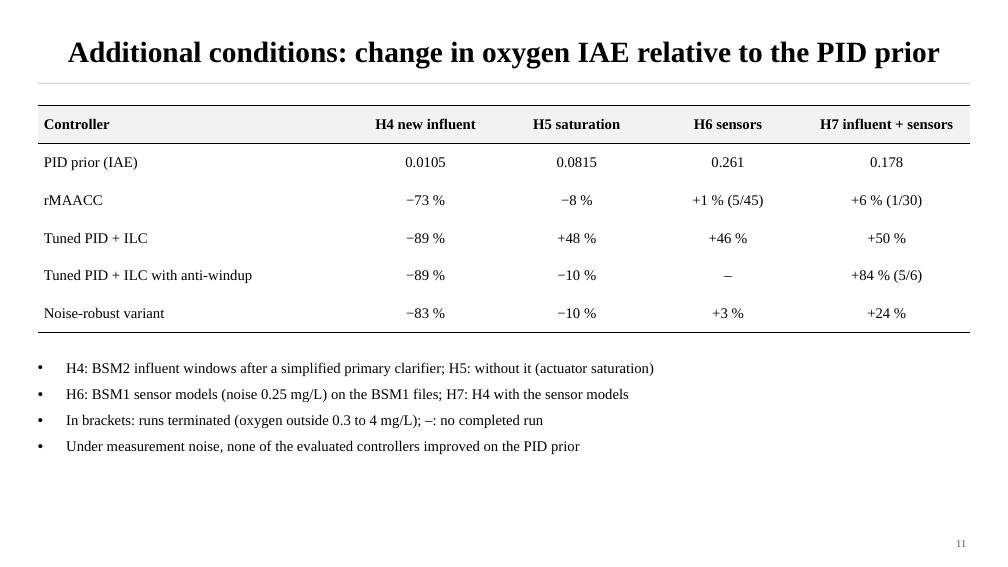
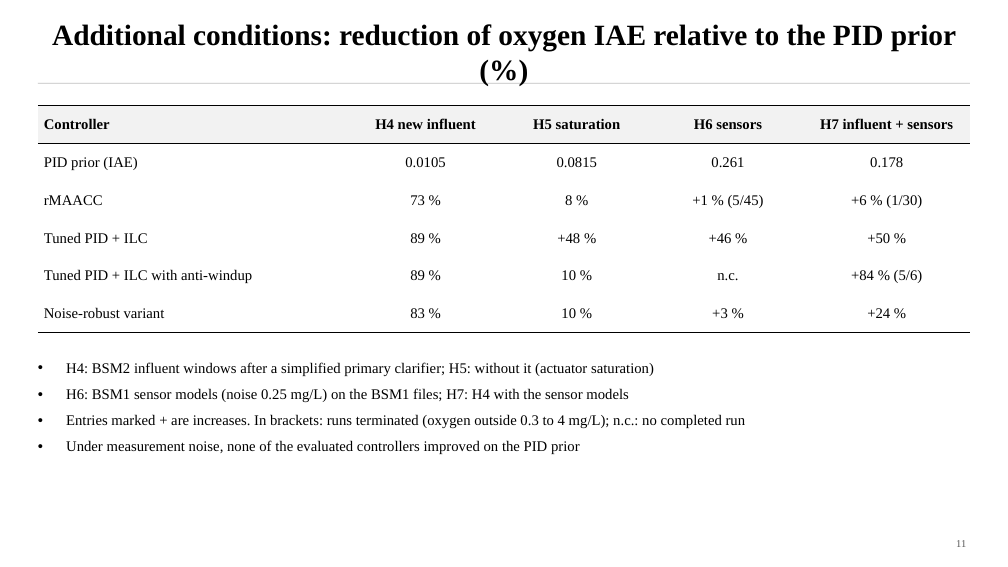
Before and after one commit to Amritha902/water_resource, a slide deck: slide 11 of docs/Paper1_Deck.pptx. Drawn at 1008x567 pixels with LibreOffice and Linux fonts; fonts in the diff are those of the drawing. Boxes give left, top, right and bottom in pixels: in the first picture for what was removed or moved away, otherwise in the second. Text is boxed around its words. In the diff, an @@ line names an element or a change of style, - is before the commit and + after.

```diff
--- a/docs/Paper1_Deck.pptx
+++ b/docs/Paper1_Deck.pptx
@@ title at (x1=52, y1=24, x2=956, y2=51): text changed @@
-Additional conditions: change in oxygen IAE relative to the PID prior
+Additional conditions: reduction of oxygen IAE relative to the PID prior (%)
@@ table at (x1=38, y1=106, x2=970, y2=322) @@
-row 3, column 2: −73 %
+row 3, column 2: 73 %
-row 3, column 3: −8 %
+row 3, column 3: 8 %
-row 4, column 2: −89 %
+row 4, column 2: 89 %
-row 5: Tuned PID + ILC with anti-windup | −89 % | −10 % | – | +84 % (5/6)
+row 5: Tuned PID + ILC with anti-windup | 89 % | 10 % | n.c. | +84 % (5/6)
-row 6, column 2: −83 %
+row 6, column 2: 83 %
-row 6, column 3: −10 %
+row 6, column 3: 10 %
@@ text at (x1=66, y1=414, x2=746, y2=428): text changed @@
-• In brackets: runs terminated (oxygen outside 0.3 to 4 mg/L); –: no completed run
+• Entries marked + are increases. In brackets: runs terminated (oxygen outside 0.3 to 4 mg/L); n.c.: no completed run
```
Also in this commit, not shown: 5 other slides changed, 19 other files.
